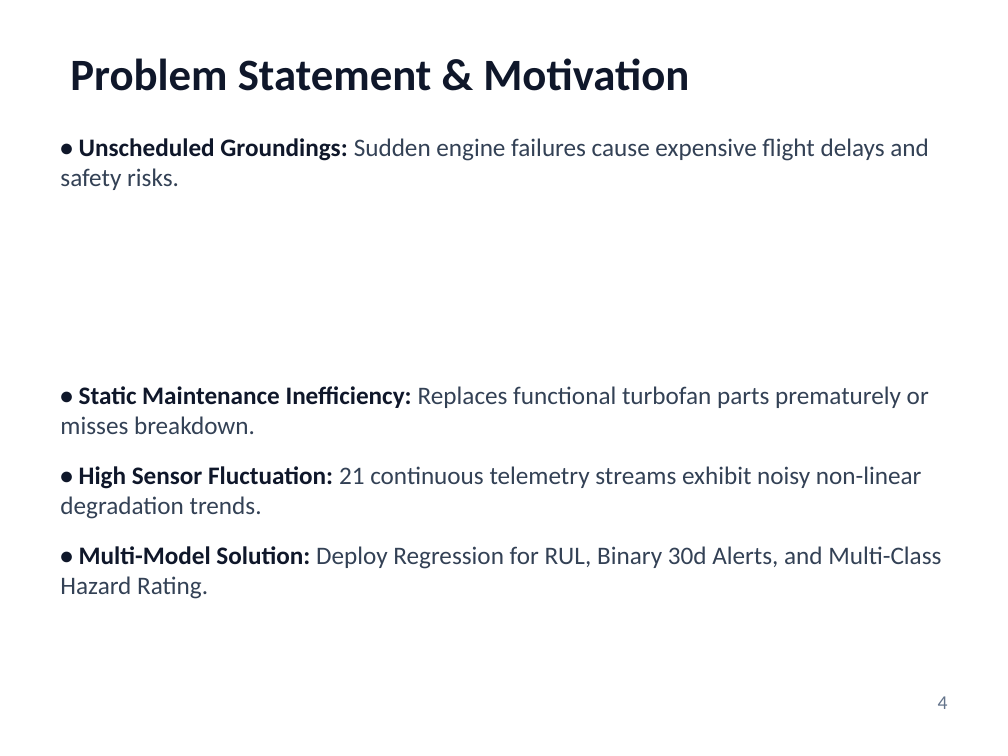
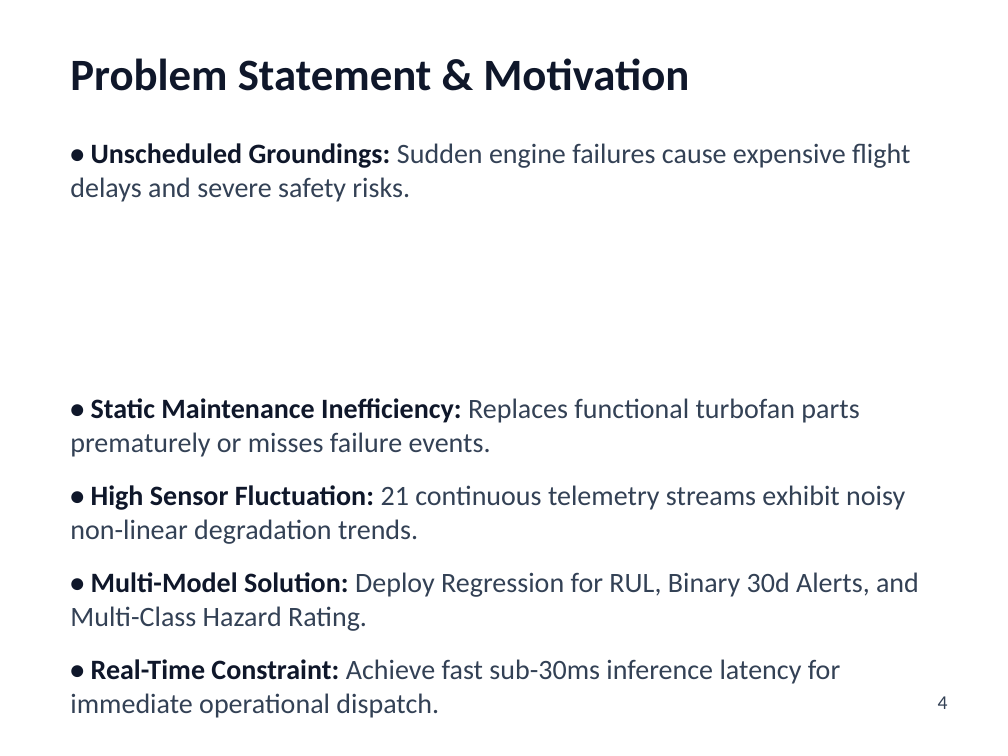
Before and after one commit to PiyushTiwari2051/Predictive-Master, a slide deck: slide 4 of Internship Presentation PPTs Template Final.pptx. Drawn at 1008x756 pixels with LibreOffice and Linux fonts; fonts in the diff are those of the drawing. Boxes give left, top, right and bottom in pixels: in the first picture for what was removed or moved away, otherwise in the second. Text is boxed around its words. In the diff, an @@ line names an element or a change of style, - is before the commit and + after.

Commit message:
Update 18-slide presentation with exact bullet line-wrapping, stage text cards, and slide alignments

```diff
--- a/Internship Presentation PPTs Template Final.pptx
+++ b/Internship Presentation PPTs Template Final.pptx
@@ text at (x1=70, y1=143, x2=910, y2=457): text changed; size 18 to 20 pt @@
-• Unscheduled Groundings: Sudden engine failures cause expensive flight delays and safety risks.
-• Static Maintenance Inefficiency: Replaces functional turbofan parts prematurely or misses breakdown.
+• Unscheduled Groundings: Sudden engine failures cause expensive flight delays and severe safety risks.
+• Static Maintenance Inefficiency: Replaces functional turbofan parts prematurely or misses failure events.
@@ text at (x1=70, y1=485, x2=919, y2=631): size 18 to 20 pt in "• High Sensor Fluctuation: 21 continuous telemetry ...", "• Multi-Model Solution: Deploy Regression for RUL, ..." @@
@@ text at (x1=91, y1=659, x2=840, y2=680): paragraph added @@
+• Real-Time Constraint: Achieve fast sub-30ms inference latency for immediate operational dispatch.
@@ text "4" at (x1=938, y1=696, x2=948, y2=709): text colour #64748B to #334155 @@
```
Also in this commit, not shown: 16 other slides changed, 1 other file.
